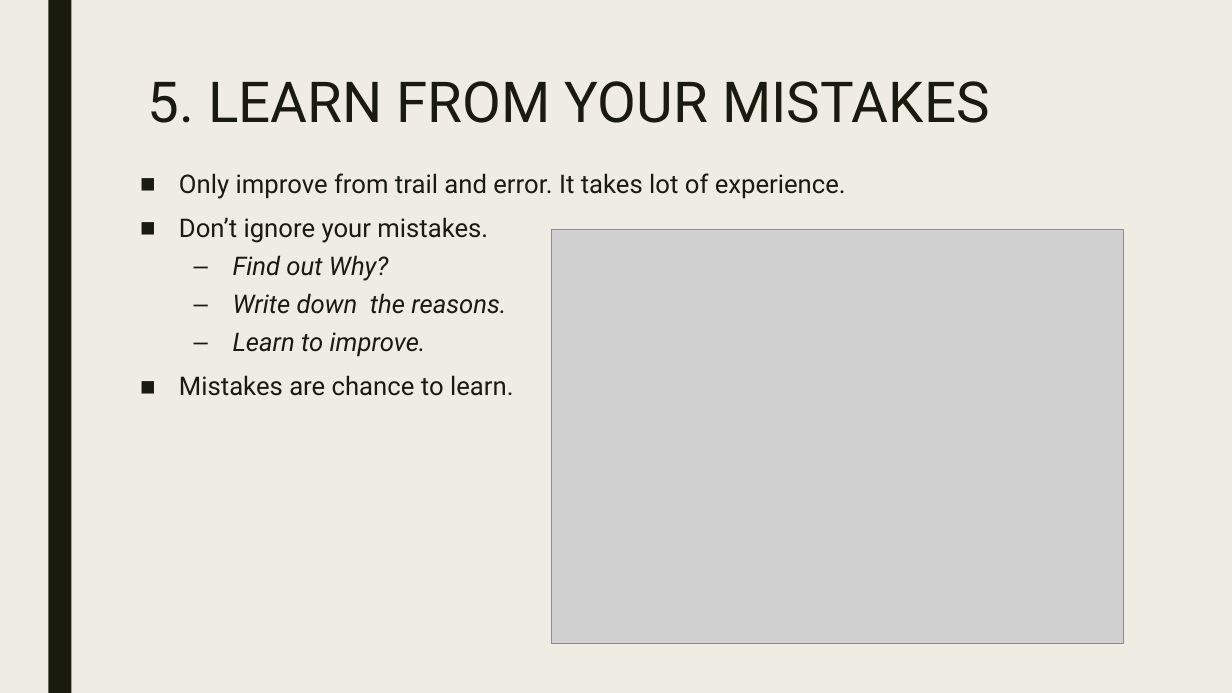
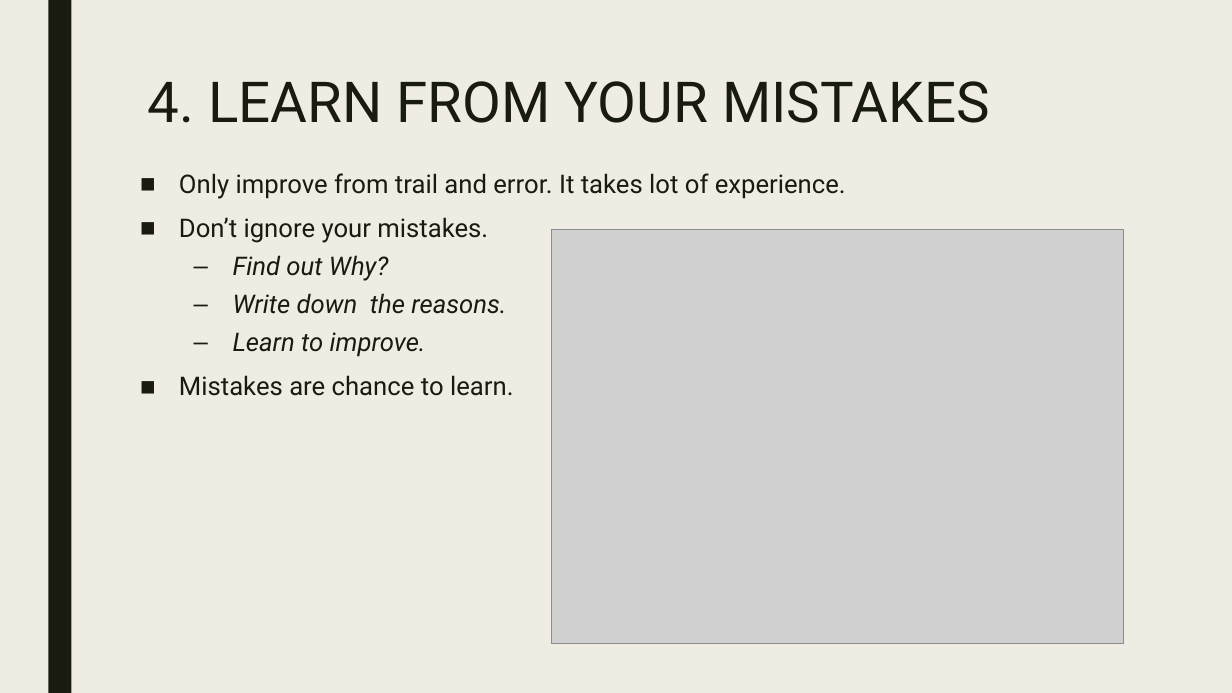
Before and after one commit to jlenagala/JavaTraining, a slide deck: slide 11 of 18 Presentation/hOUSE md.pptx (slide 12 before the commit). Drawn at 1232x693 pixels with LibreOffice and Linux fonts; fonts in the diff are those of the drawing; grey boxes stand for pictures. Boxes give left, top, right and bottom in pixels: in the first picture for what was removed or moved away, otherwise in the second. Text is boxed around its words. In the diff, an @@ line names an element or a change of style, - is before the commit and + after.

```diff
--- a/18 Presentation/hOUSE md.pptx
+++ b/18 Presentation/hOUSE md.pptx
@@ title at <box>148,81,989,123</box>: text changed @@
-5. LEARN FROM YOUR MISTAKES
+4. LEARN FROM YOUR MISTAKES
```
Also in this commit, not shown: 1 slide removed, 1 other file.
